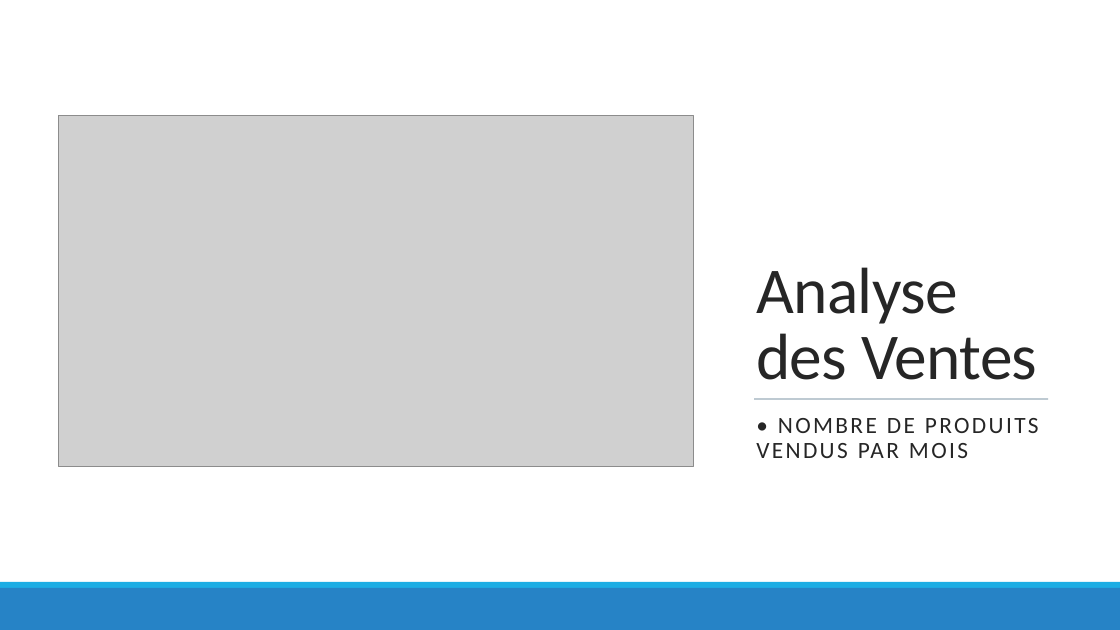
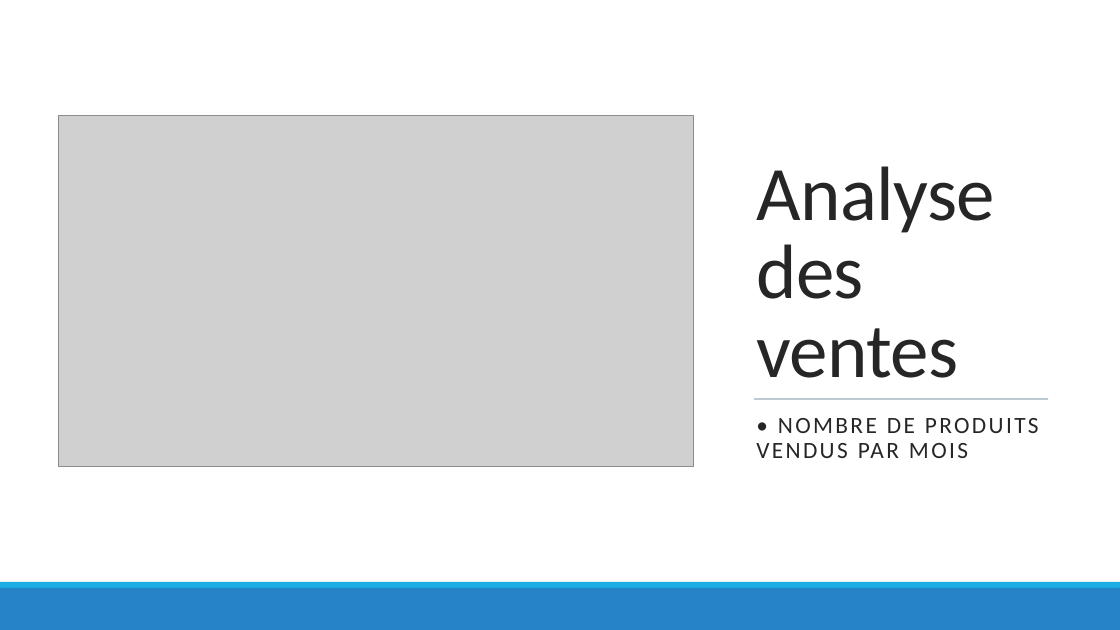
Before and after one commit to obenmaha/analyse-ventes-librairie, a slide deck: slide 7 of presentation_BENMAHAMMED_Oussama_Lapage.pptx. Drawn at 1120x630 pixels with LibreOffice and Linux fonts; fonts in the diff are those of the drawing; grey boxes stand for pictures. Boxes give left, top, right and bottom in pixels: in the first picture for what was removed or moved away, otherwise in the second. Text is boxed around its words. In the diff, an @@ line names an element or a change of style, - is before the commit and + after.

```diff
--- a/presentation_BENMAHAMMED_Oussama_Lapage.pptx
+++ b/presentation_BENMAHAMMED_Oussama_Lapage.pptx
@@ title at [756,166,995,378]: text changed; size 56 to 66 pt @@
-Analyse des Ventes
+Analyse des ventes
```
Also in this commit, not shown: 7 other slides changed, 7 slides added, 8 slides removed, 1 other file.
